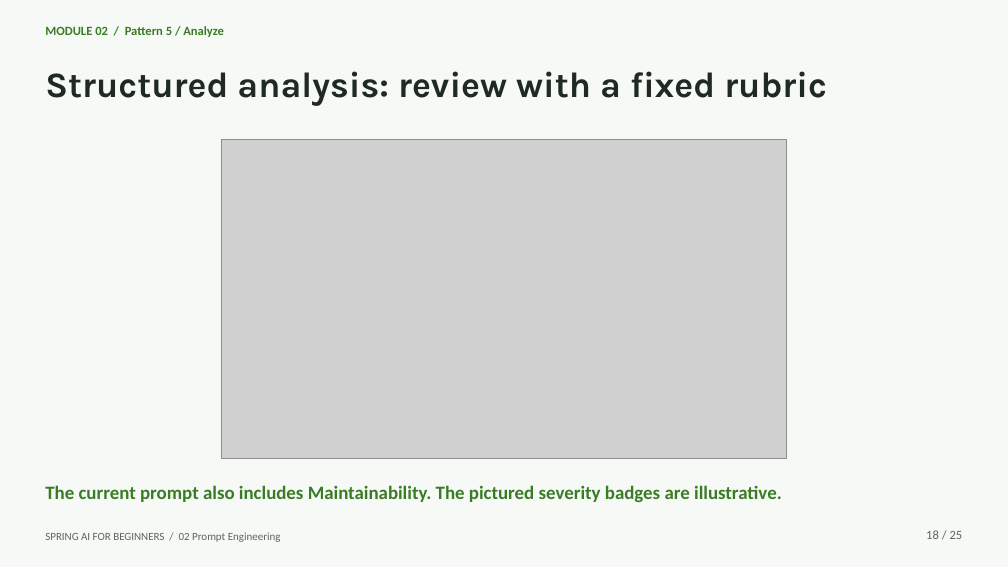
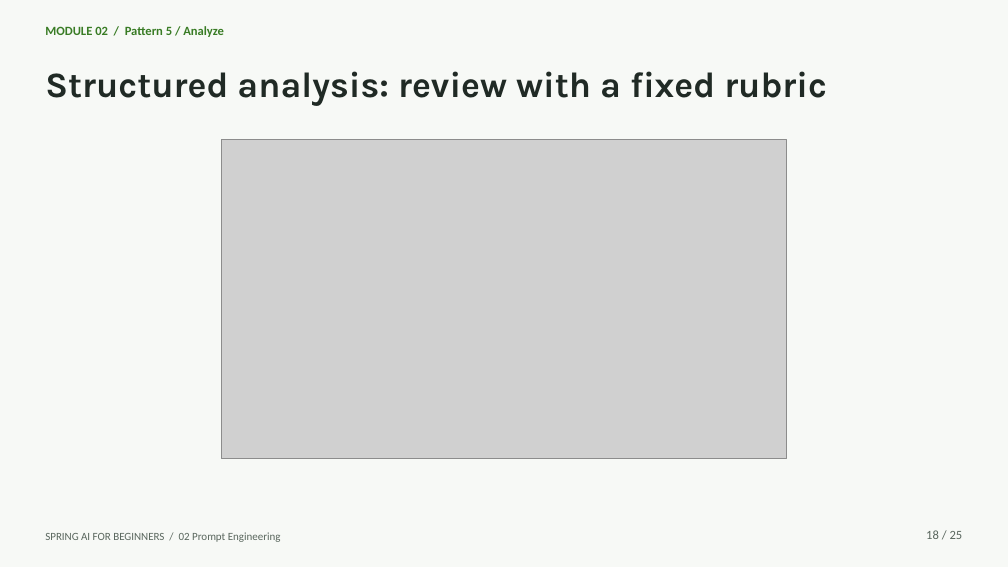
Before and after one commit to microsoft/Spring-AI-for-Beginners, a slide deck: slide 18 of presentations/02-prompt-engineering-with-spring-ai.pptx. Drawn at 1008x567 pixels with LibreOffice and Linux fonts; fonts in the diff are those of the drawing; grey boxes stand for pictures. Boxes give left, top, right and bottom in pixels: in the first picture for what was removed or moved away, otherwise in the second. Text is boxed around its words. In the diff, an @@ line names an element or a change of style, - is before the commit and + after.

```diff
--- a/presentations/02-prompt-engineering-with-spring-ai.pptx
+++ b/presentations/02-prompt-engineering-with-spring-ai.pptx
@@ text removed at <box>45,485,782,502</box> @@
-The current prompt also includes Maintainability. The pictured severity badges are illustrative.
```
Also in this commit, not shown: 23 other slides changed, 5 other files.
